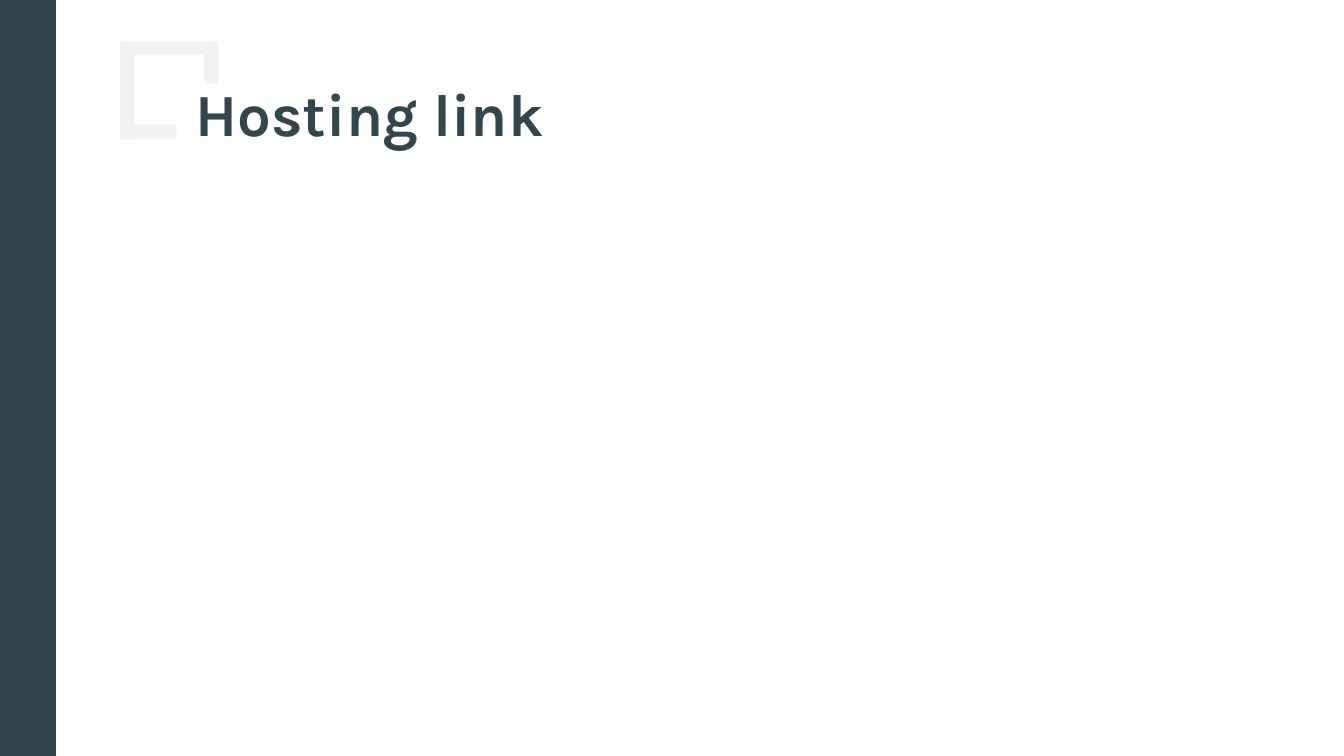
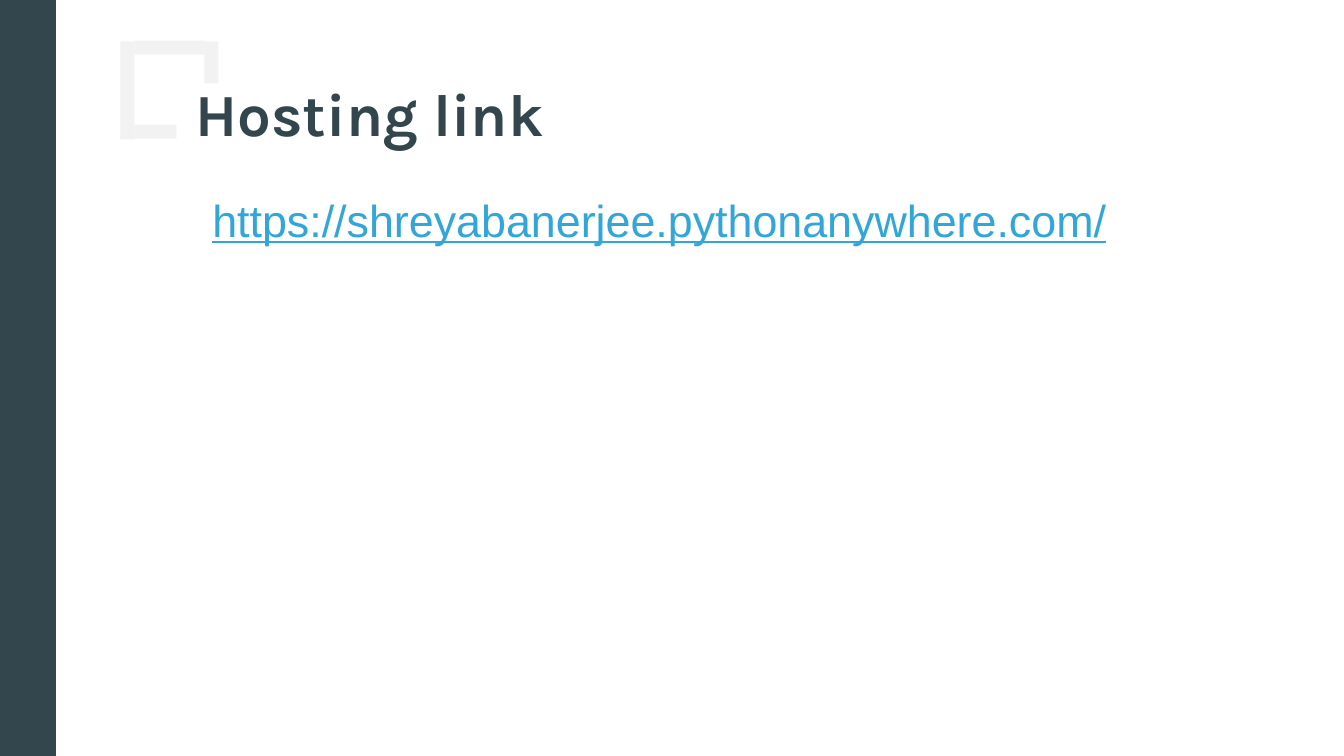
Before and after one commit to unnatic19/webtechproject, a slide deck: slide 3 of Maindo Parking Website.pptx. Drawn at 1344x756 pixels with LibreOffice and Linux fonts; fonts in the diff are those of the drawing. Boxes give left, top, right and bottom in pixels: in the first picture for what was removed or moved away, otherwise in the second. Text is boxed around its words. In the diff, an @@ line names an element or a change of style, - is before the commit and + after.

```diff
--- a/Maindo Parking Website.pptx
+++ b/Maindo Parking Website.pptx
@@ text added at (212,204,1106,246), 24 pt, text #33A6D9, underline @@
+https://shreyabanerjee.pythonanywhere.com/
```
Also in this commit, not shown: 5 other slides changed, 23 other files.
